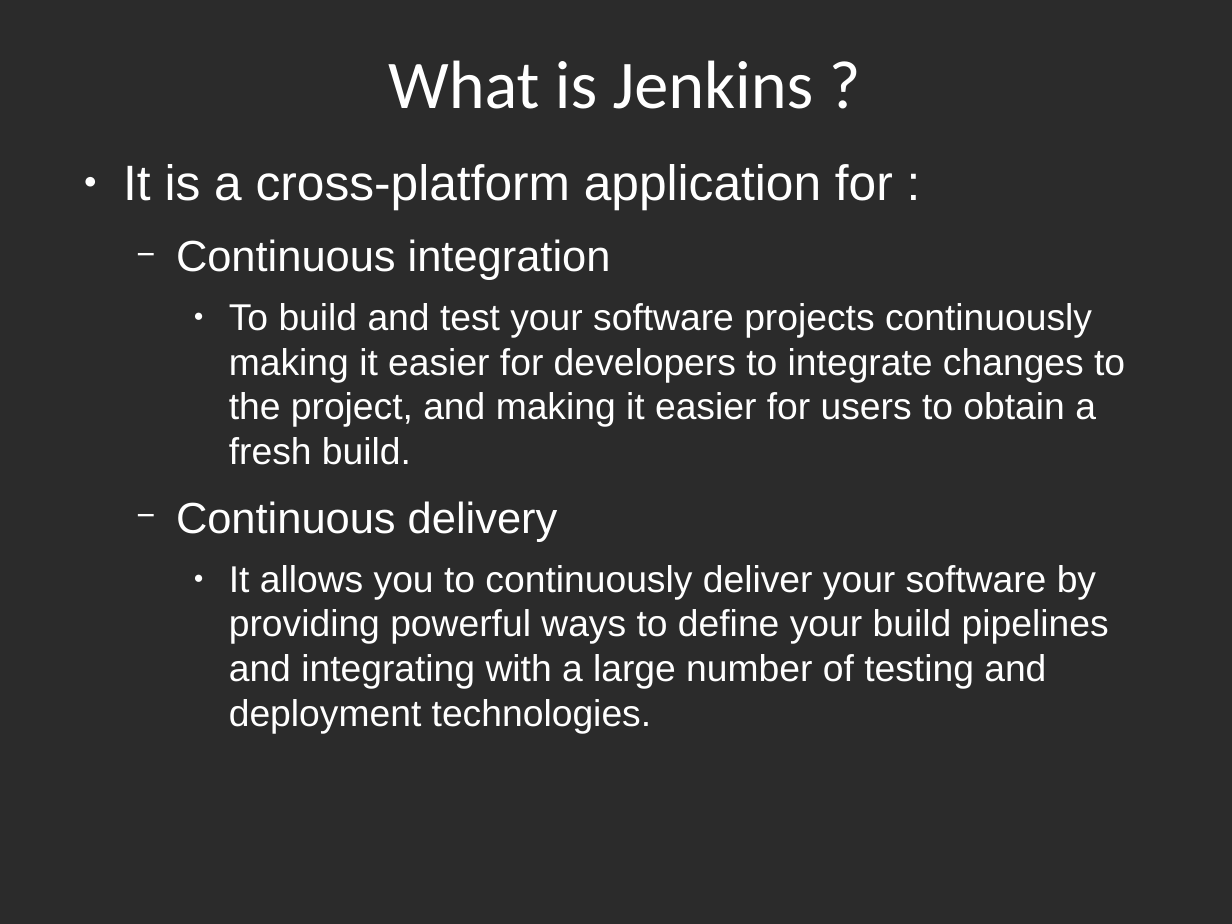
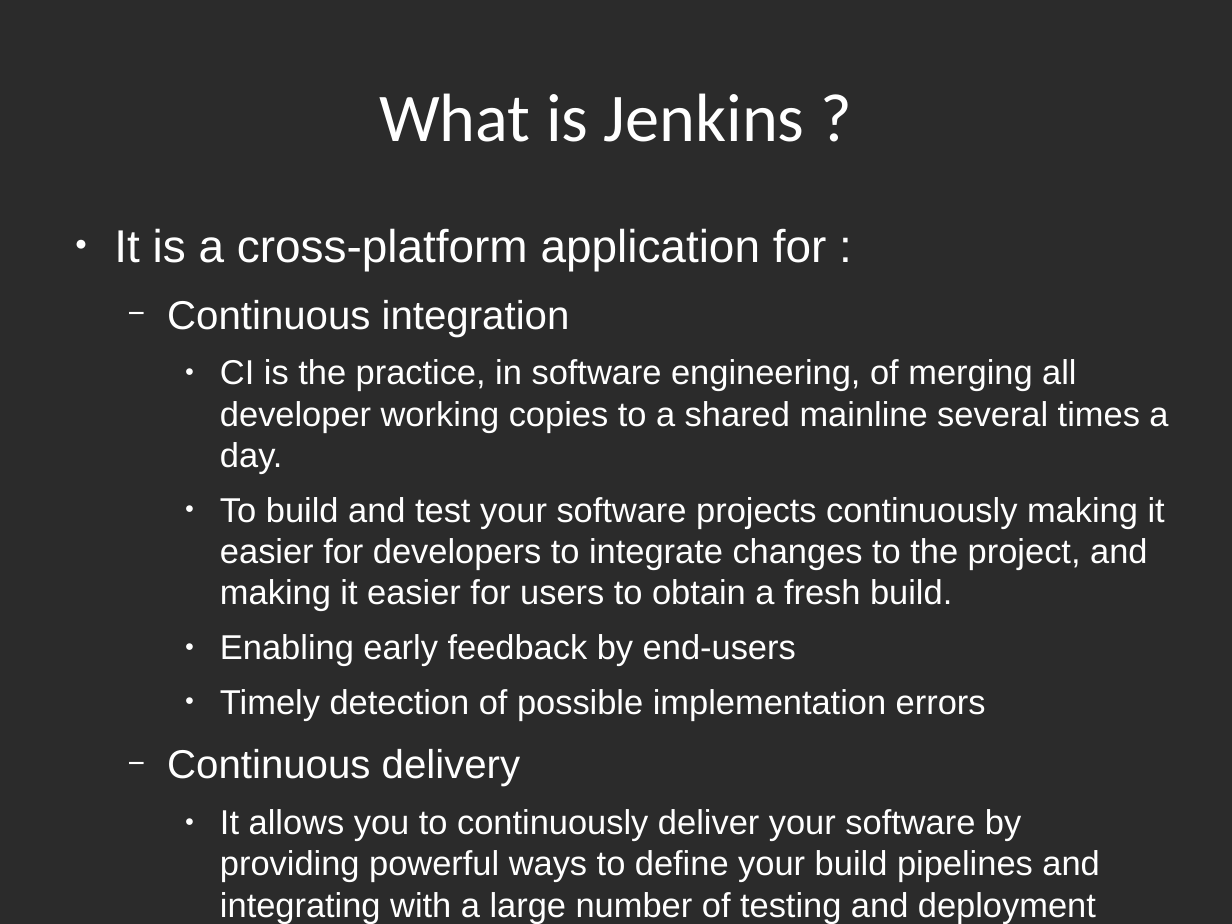
Before and after one commit to shikha-desai/Internship_PreWork, a slide deck: slide 4 of Tools/Jenkins/Jenkins_Notes.odp (slide 3 before the commit). Drawn at 1232x924 pixels with LibreOffice and Linux fonts; fonts in the diff are those of the drawing; background and template pictures are left out; a plain dark background stands for a picture behind light text. Boxes give left, top, right and bottom in pixels: in the first picture for what was removed or moved away, otherwise in the second. Text is boxed around its words. In the diff, an @@ line names an element or a change of style, - is before the commit and + after.

```diff
--- a/Tools/Jenkins/Jenkins_Notes.odp
+++ b/Tools/Jenkins/Jenkins_Notes.odp
@@ title "What is Jenkins ?": place and size @@
-title "What is Jenkins ?" at [388, 60, 814, 109]
+title "What is Jenkins ?" at [379, 93, 805, 142]
@@ text "It is a cross-platform application ...": place and size @@
-text "It is a cross-platform application ..." at [123, 164, 1125, 689]
+text "It is a cross-platform application ..." at [114, 228, 1168, 923]
@@ text at [114, 228, 1165, 923]: size 32 to 29.6 pt in "It is a cross-platform application for :"; size 28 to 25.9 pt in "Continuous integration", "Continuous delivery"; size 24 to 22.2 pt in "To build and test your software projects ...", "It allows you to continuously deliver your ..." @@
@@ text at [220, 359, 1168, 473]: paragraph added @@
+    ● CI is the practice, in software engineering, of merging all developer working copies to a shared mainline several times a day.
@@ text at [220, 634, 986, 720]: paragraphs added @@
+    ● Enabling early feedback by end-users
+    ● Timely detection of possible implementation errors
```
Also in this commit, not shown: 4 slides added, 3 other files.
